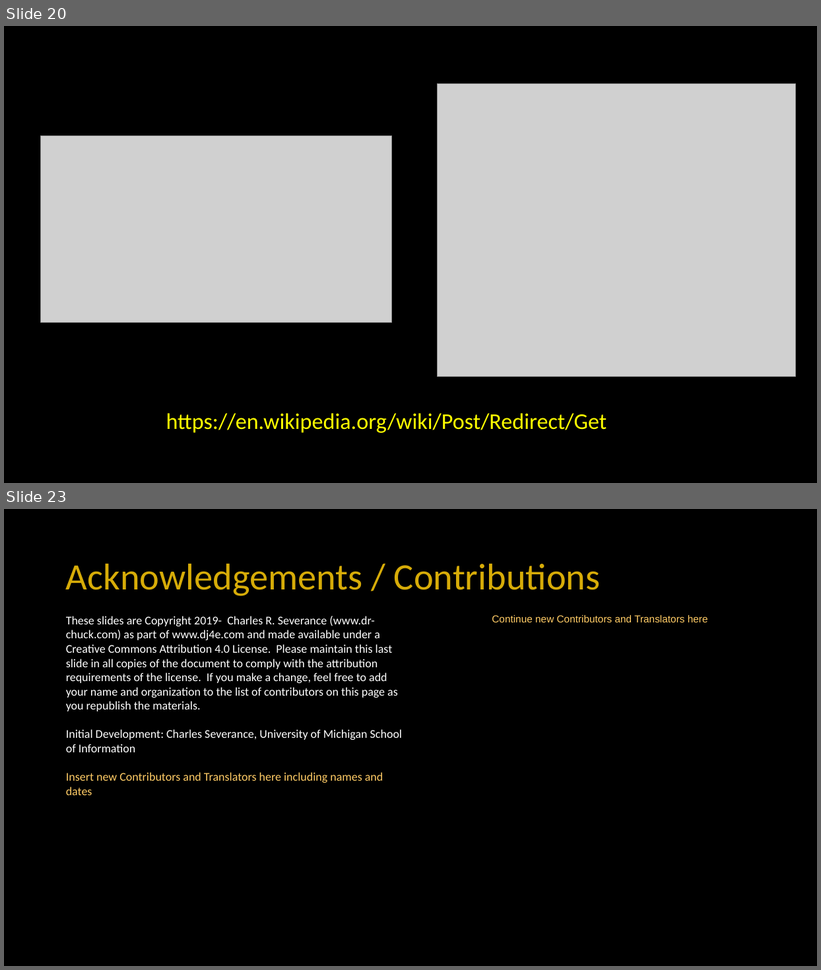
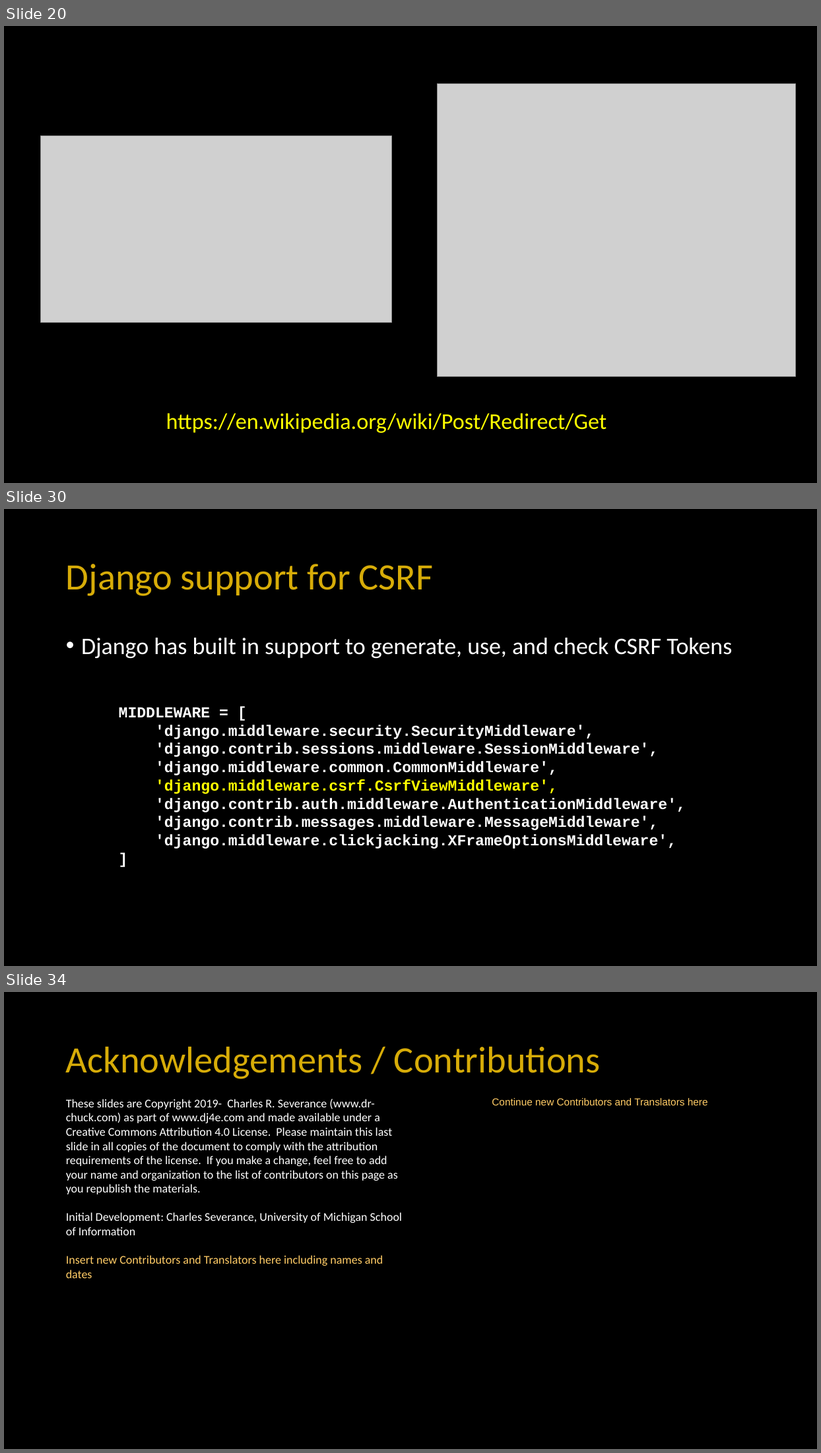
Before and after one commit to csev/dj4e, a slide deck: lectures/DJ-07-Forms.pptx. Shown one above the other, each under a label of ours: slides 20 and 23 before the commit, slides 20, 30 and 34 after it; the slides between them are not shown. The pictures are 821x970 and 821x1453 pixels, drawn with LibreOffice and Linux fonts; fonts in the diff are those of the drawing; grey boxes stand for pictures. Boxes give left, top, right and bottom in pixels: in the first picture for what was removed or moved away, otherwise in the second. Text is boxed around its words. In the diff, an @@ line names an element or a change of style, - is before the commit and + after.

```diff
--- a/lectures/DJ-07-Forms.pptx
+++ b/lectures/DJ-07-Forms.pptx
@@ slide 30 added at (4,509,817,966), background #000000 @@
@@ title added at (66,564,434,596), 44 pt, text #D7AC08 @@
+Django support for CSRF
@@ text added at (81,638,732,658), 28 pt, text #FFFFFF @@
+• Django has built in support to generate, use, and check CSRF Tokens
@@ text added at (119,707,686,849), 18 pt, text #FFFFFF, bold @@
+MIDDLEWARE = [
+'django.middleware.security.SecurityMiddleware',
+'django.contrib.sessions.middleware.SessionMiddleware',
+'django.middleware.common.CommonMiddleware',
+'django.middleware.csrf.CsrfViewMiddleware',
+'django.contrib.auth.middleware.AuthenticationMiddleware',
+'django.contrib.messages.middleware.MessageMiddleware',
+'django.middleware.clickjacking.XFrameOptionsMiddleware',
+]
@@ what was slide 23 is now slide 34 @@
```
Also in this commit, not shown: 6 slides changed, 11 other slides added, 1 slide removed, 1 other file.
